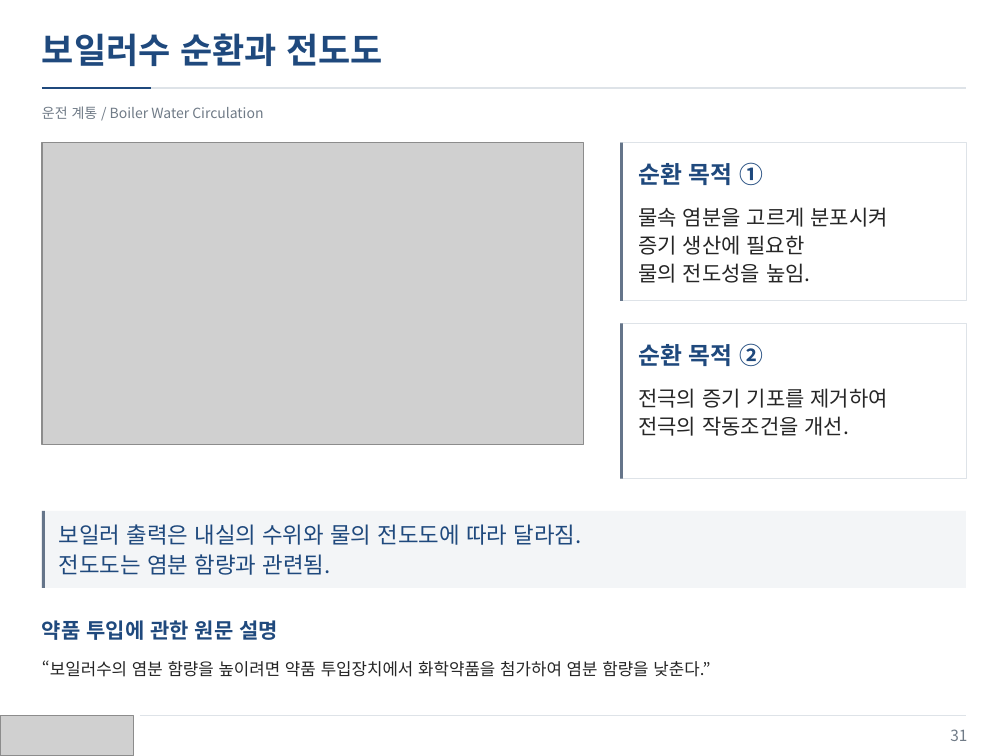
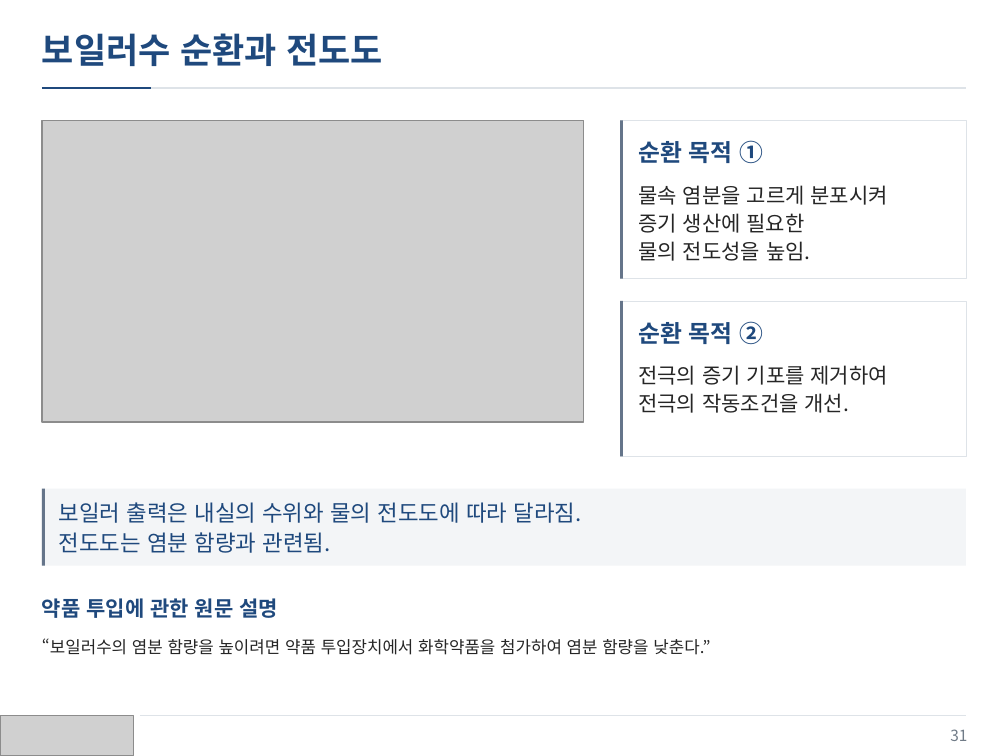
Before and after one commit to jskang5000-arch/my-PPT, a slide deck: slide 31 of KITECH_Boiler.pptx. Drawn at 1008x756 pixels with LibreOffice and Linux fonts; fonts in the diff are those of the drawing; grey boxes stand for pictures. Boxes give left, top, right and bottom in pixels: in the first picture for what was removed or moved away, otherwise in the second. Text is boxed around its words. In the diff, an @@ line names an element or a change of style, - is before the commit and + after.

Commit message:
Remove subtitles and refine spacing in 4:3 layout

```diff
--- a/KITECH_Boiler.pptx
+++ b/KITECH_Boiler.pptx
@@ text removed at (x1=42, y1=106, x2=263, y2=119) @@
-운전 계통 / Boiler Water Circulation
@@ 4 rectangles, 3 texts, 1 picture moved together from (x1=42, y1=143, x2=966, y2=479) to (x1=42, y1=120, x2=966, y2=457) @@
@@ 4 texts, 2 rectangles moved together from (x1=42, y1=388, x2=967, y2=677) to (x1=42, y1=365, x2=967, y2=655) @@
```
Also in this commit, not shown: 33 other slides changed.
